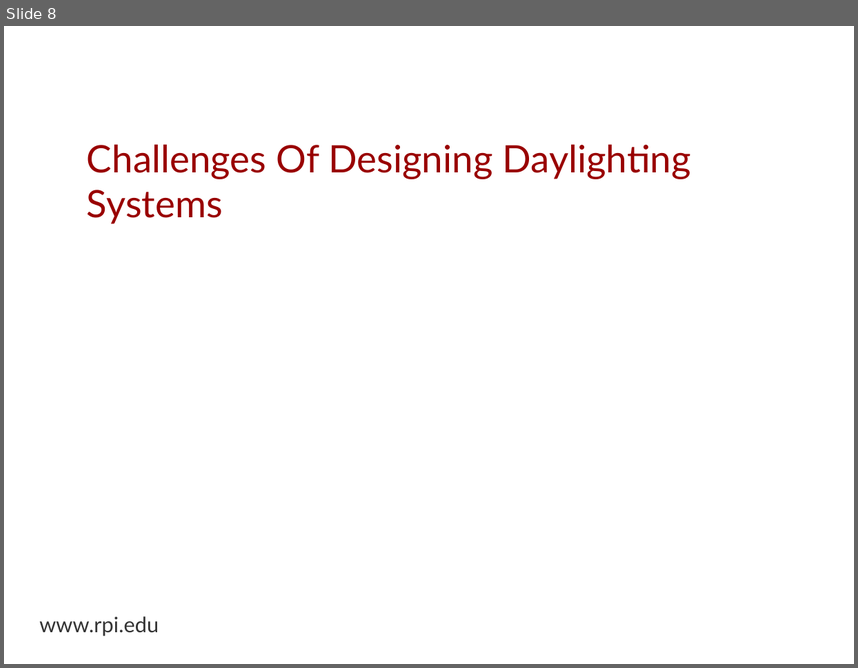
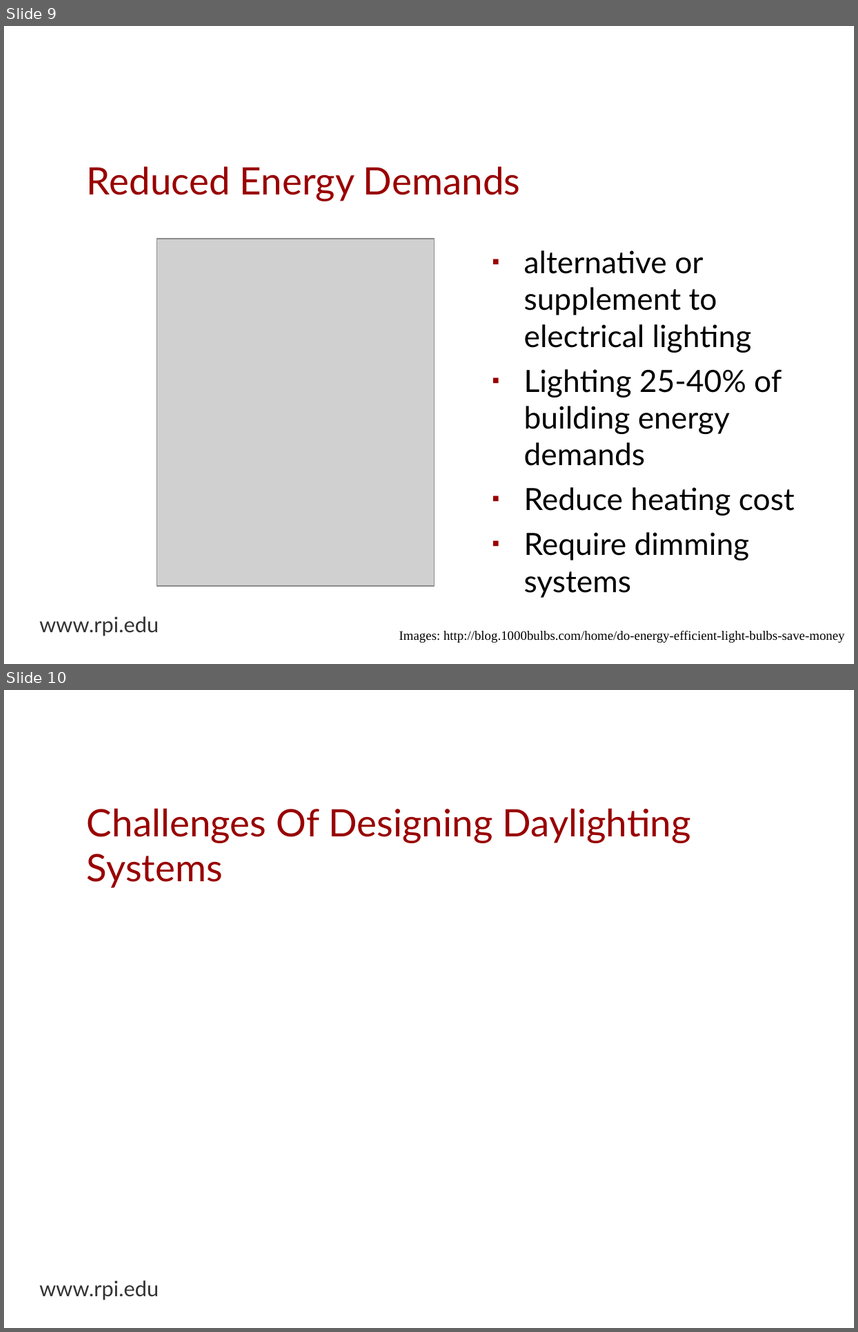
Before and after one commit to espinm2/master_presentation, a slide deck: max_espinoza.odp. Shown one above the other, each under a label of ours: slide 8 before the commit, slides 9 and 10 after it. The pictures are 858x668 and 858x1332 pixels, drawn with LibreOffice and Linux fonts; fonts in the diff are those of the drawing; grey boxes stand for pictures; background and template pictures are left out. Boxes give left, top, right and bottom in pixels: in the first picture for what was removed or moved away, otherwise in the second. Text is boxed around its words. In the diff, an @@ line names an element or a change of style, - is before the commit and + after.

```diff
--- a/max_espinoza.odp
+++ b/max_espinoza.odp
@@ slide 9 added at (4,26,854,664), background picture (left out); not listed: 1 template element that a slide beside it also shows @@
@@ title added at (87,166,520,201), 32 pt, text #990000 @@
+Reduced Energy Demands
@@ picture added at (157,239,434,586) @@
@@ text added at (524,250,795,597), 25.9 pt, text #000000 @@
+▪ alternative or supplement to electrical lighting
+▪ Lighting 25-40% of building energy demands
+▪ Reduce heating cost
+▪ Require dimming systems
@@ text added at (399,630,845,642), 11 pt, text #000000 @@
+Images: http://blog.1000bulbs.com/home/do-energy-efficient-light-bulbs-save-money
@@ what was slide 8 is now slide 10 @@
```
Also in this commit, not shown: 2 slides changed, 4 other slides added, 3 slides removed, 1 other file.
